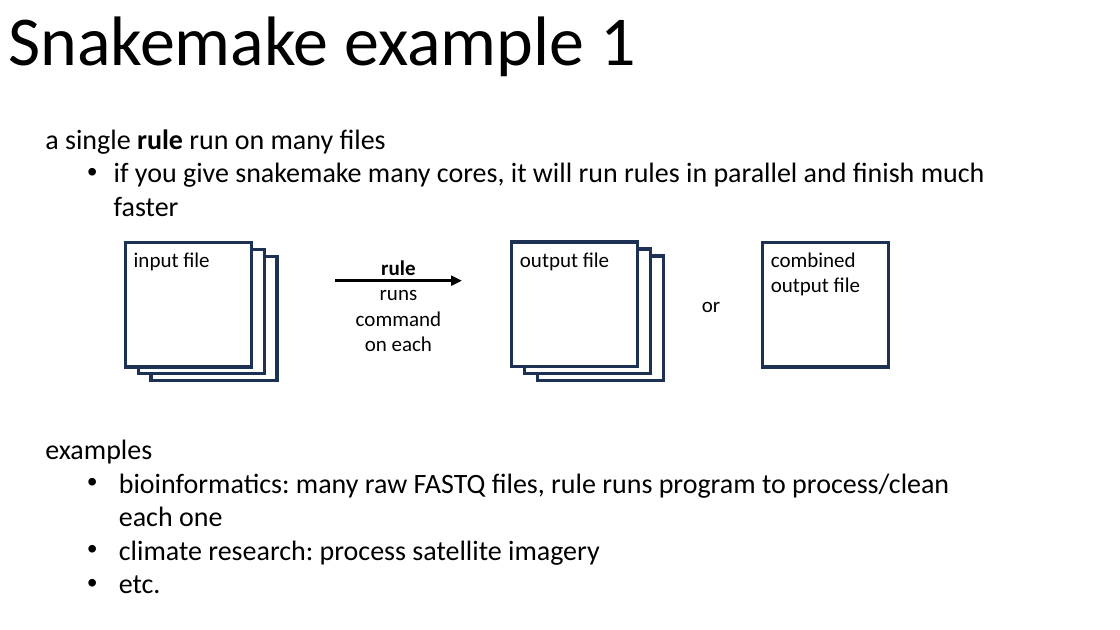
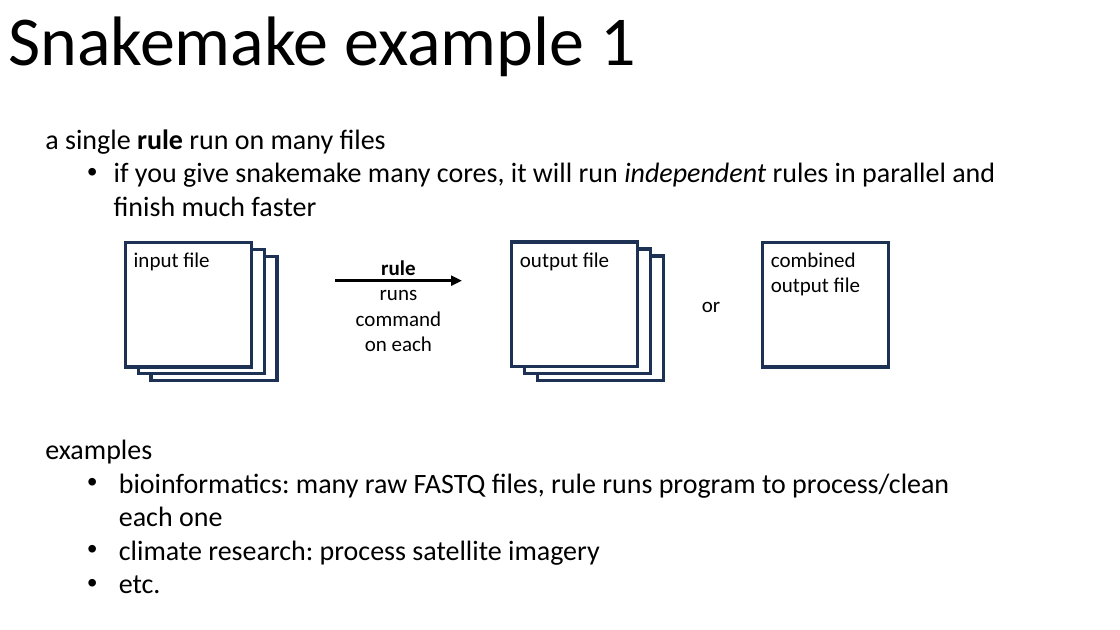
Before and after one commit to brian-arnold/intro_compbio_workflows_2024, a slide deck: slide 3 of slides/part2_snakemake.pptx. Drawn at 1120x630 pixels with LibreOffice and Linux fonts; fonts in the diff are those of the drawing. Boxes give left, top, right and bottom in pixels: in the first picture for what was removed or moved away, otherwise in the second. Text is boxed around its words. In the diff, an @@ line names an element or a change of style, - is before the commit and + after.

```diff
--- a/slides/part2_snakemake.pptx
+++ b/slides/part2_snakemake.pptx
@@ text at [114, 162, 995, 217]: text changed @@
-  • if you give snakemake many cores, it will run rules in parallel and finish much faster
+  • if you give snakemake many cores, it will run independent rules in parallel and finish much faster
```
Also in this commit, not shown: 1 other slide changed, 3 other files.
